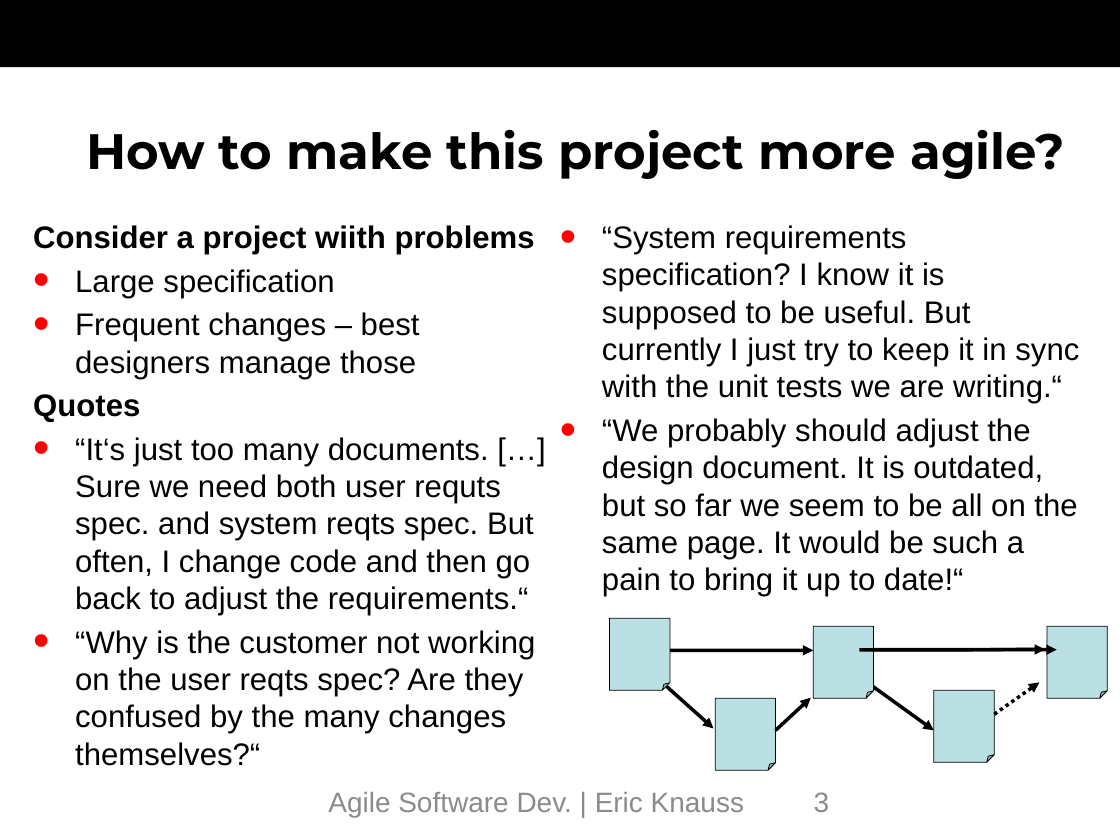
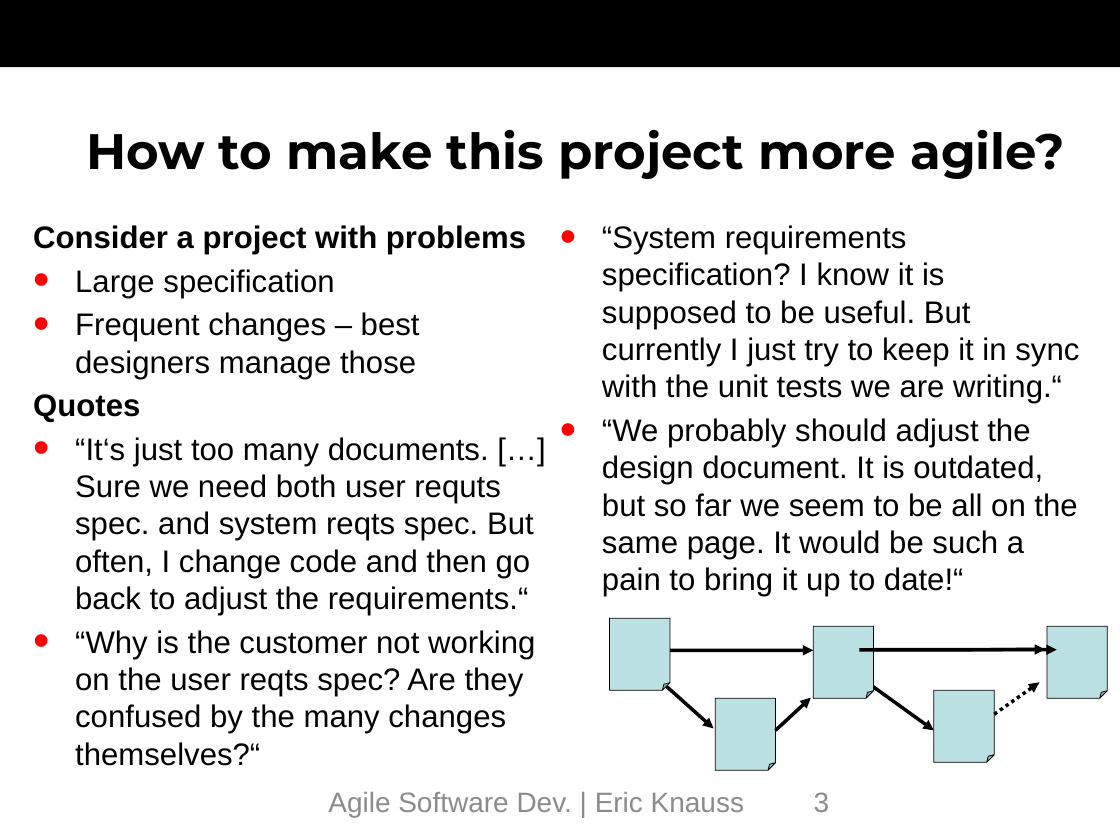
Before and after one commit to oerich/EDA397, a slide deck: slide 3 of Slides/src/2016/agile-dev-processes-8-information-flow.pptx. Drawn at 1120x840 pixels with LibreOffice and Linux fonts; fonts in the diff are those of the drawing; background and template pictures are left out. Boxes give left, top, right and bottom in pixels: in the first picture for what was removed or moved away, otherwise in the second. Text is boxed around its words. In the diff, an @@ line names an element or a change of style, - is before the commit and + after.

Commit message:
fixed a typo

```diff
--- a/Slides/src/2016/agile-dev-processes-8-information-flow.pptx
+++ b/Slides/src/2016/agile-dev-processes-8-information-flow.pptx
@@ text at (33,225,526,254): text changed @@
-Consider a project wiith problems
+Consider a project with problems
```
